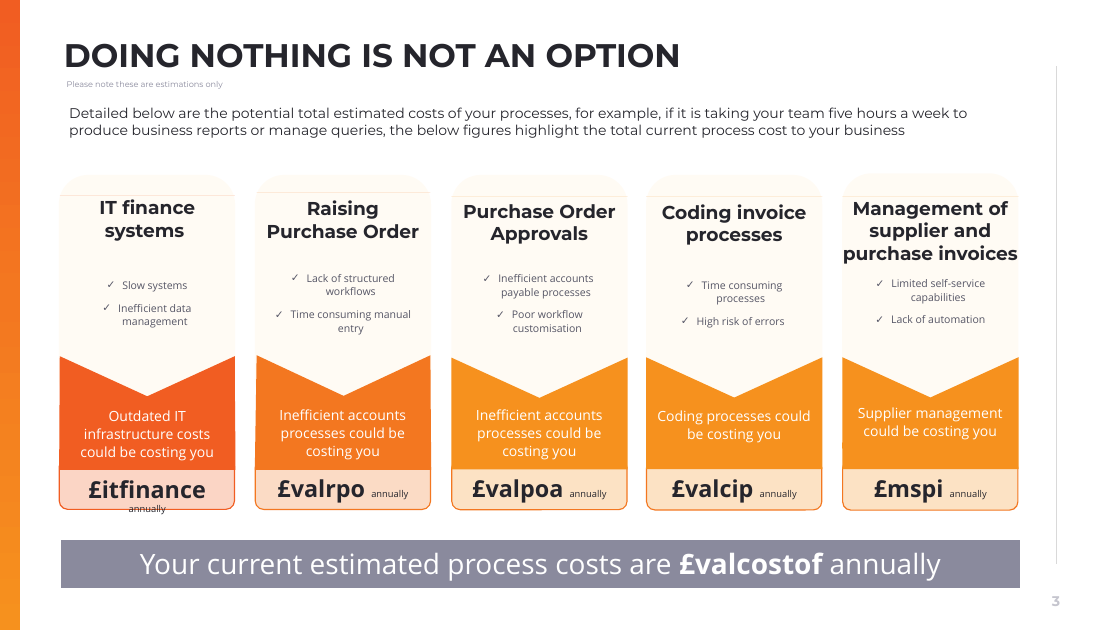
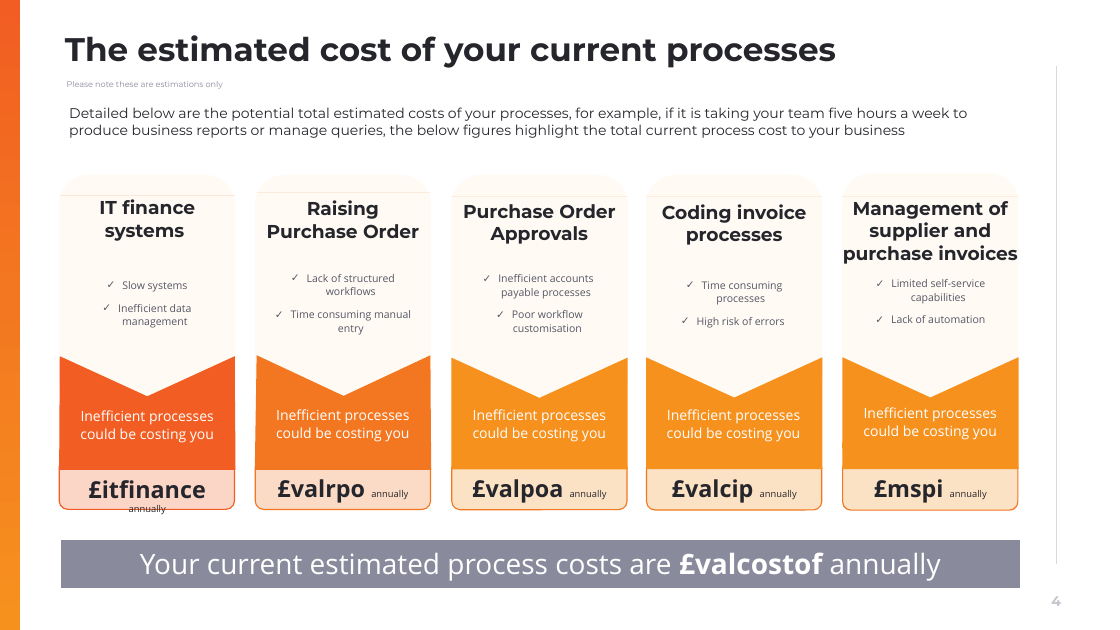
Before and after one commit to muratozdemirpiblo/ppt-api, a slide deck: slide 4 of sales.pptx (slide 3 before the commit). Drawn at 1120x630 pixels with LibreOffice and Linux fonts; fonts in the diff are those of the drawing; background and template pictures are left out. Boxes give left, top, right and bottom in pixels: in the first picture for what was removed or moved away, otherwise in the second. Text is boxed around its words. In the diff, an @@ line names an element or a change of style, - is before the commit and + after.

```diff
--- a/sales.pptx
+++ b/sales.pptx
@@ title removed at [64, 43, 681, 68] @@
-DOING NOTHING IS NOT AN OPTION
@@ title added at [65, 35, 836, 68], 28 pt, text #25252C, bold @@
+The estimated cost of your current processes
@@ text at [80, 410, 214, 443]: text changed @@
-Outdated IT infrastructure costs could be costing you
+Inefficient processes could be costing you
@@ text at [276, 409, 410, 442]: text changed @@
-Inefficient accounts processes could be costing you
+Inefficient processes could be costing you
@@ text at [473, 409, 606, 442]: text changed @@
-Inefficient accounts processes could be costing you
+Inefficient processes could be costing you
@@ text at [667, 409, 800, 442]: text changed @@
-Coding processes could be costing you
+Inefficient processes could be costing you
@@ text at [863, 407, 997, 440]: text changed @@
-Supplier management could be costing you
+Inefficient processes could be costing you
@@ page number at [1051, 596, 1061, 606]: text changed @@
-3
+4
```
Also in this commit, not shown: 4 other slides changed, 1 slide added, 1 other file.
